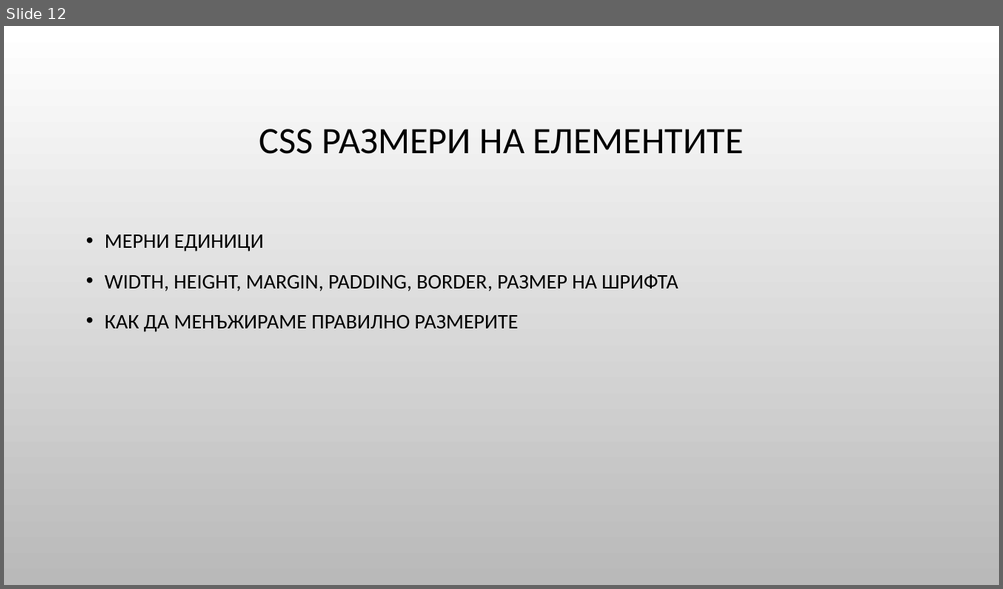
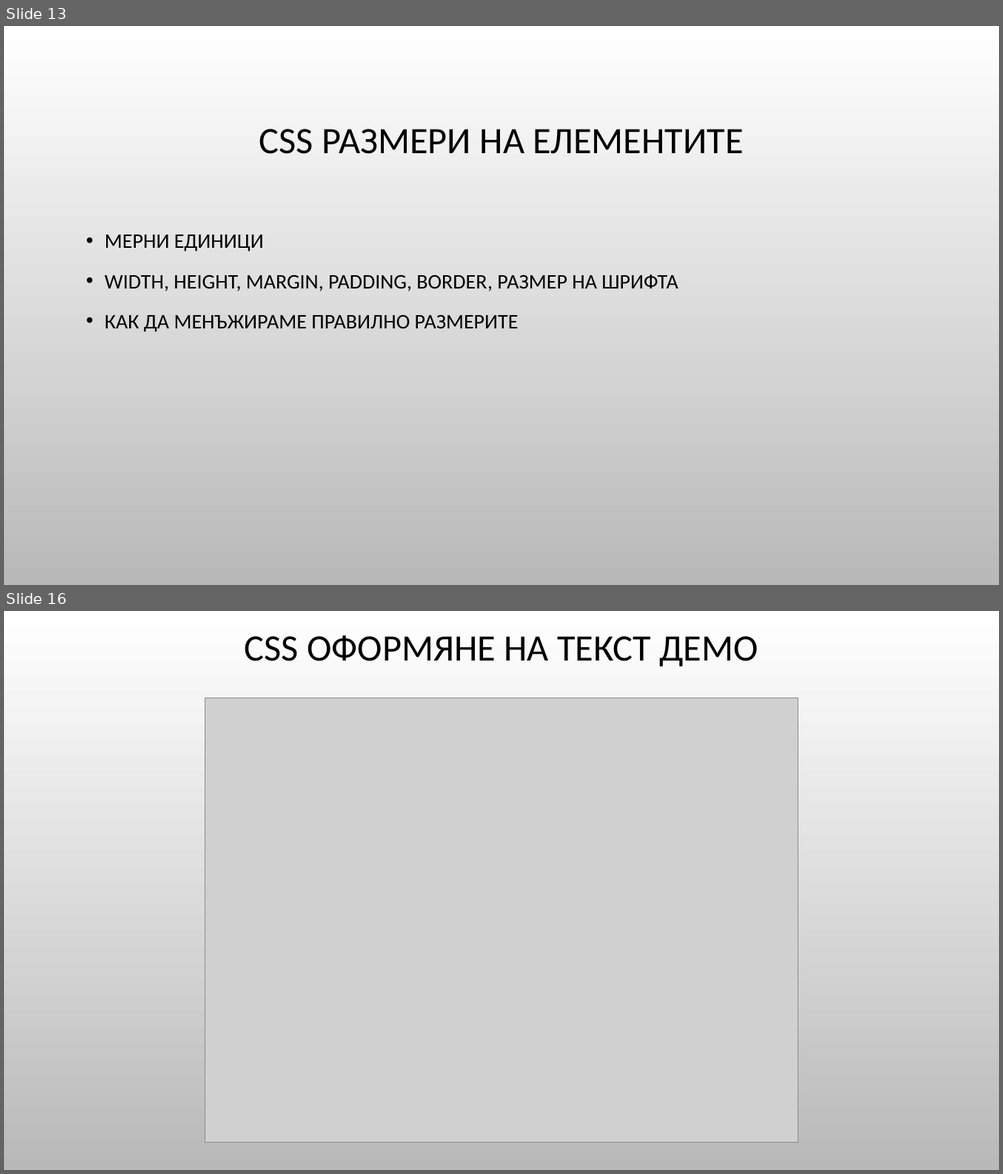
Before and after one commit to Bilyukov/php-mysql-course, a slide deck: 02.css-basics.pptx. Shown one above the other, each under a label of ours: slide 12 before the commit, slides 13 and 16 after it; the slides between them are not shown. The pictures are 1003x589 and 1003x1174 pixels, drawn with LibreOffice and Linux fonts; fonts in the diff are those of the drawing; grey boxes stand for pictures; background and template pictures are left out. Boxes give left, top, right and bottom in pixels: in the first picture for what was removed or moved away, otherwise in the second. Text is boxed around its words. In the diff, an @@ line names an element or a change of style, - is before the commit and + after.

```diff
--- a/02.css-basics.pptx
+++ b/02.css-basics.pptx
@@ slide 16 added at <box>4,611,999,1170</box>, background picture (left out) @@
@@ title added at <box>244,635,757,667</box>, 36 pt, text #000000 @@
+CSS ОФОРМЯНЕ НА ТЕКСТ ДЕМО
@@ picture added at <box>205,698,798,1143</box> @@
@@ what was slide 12 is now slide 13 @@
```
Also in this commit, not shown: 5 other slides added, 8 other files.
